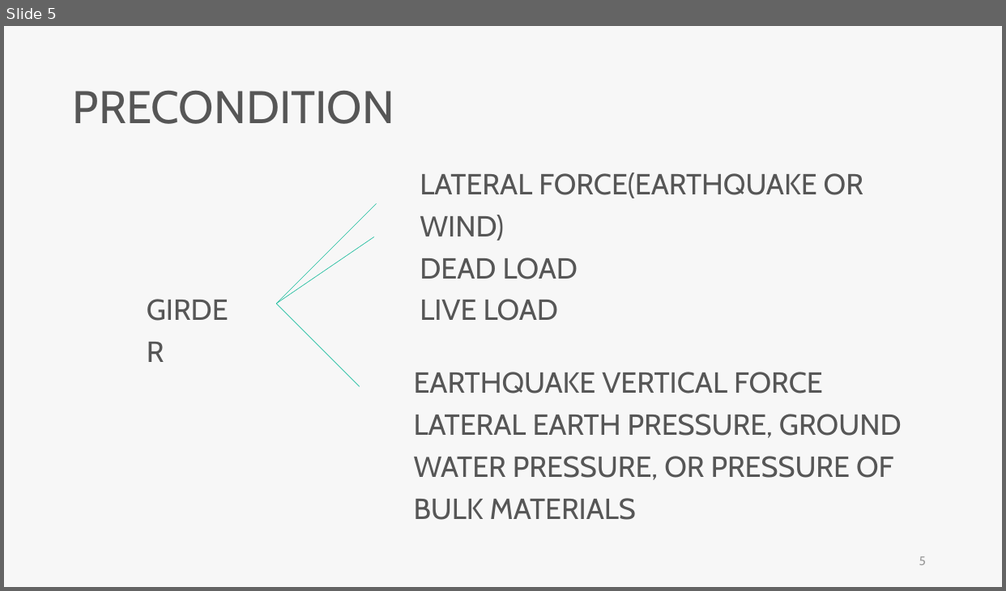
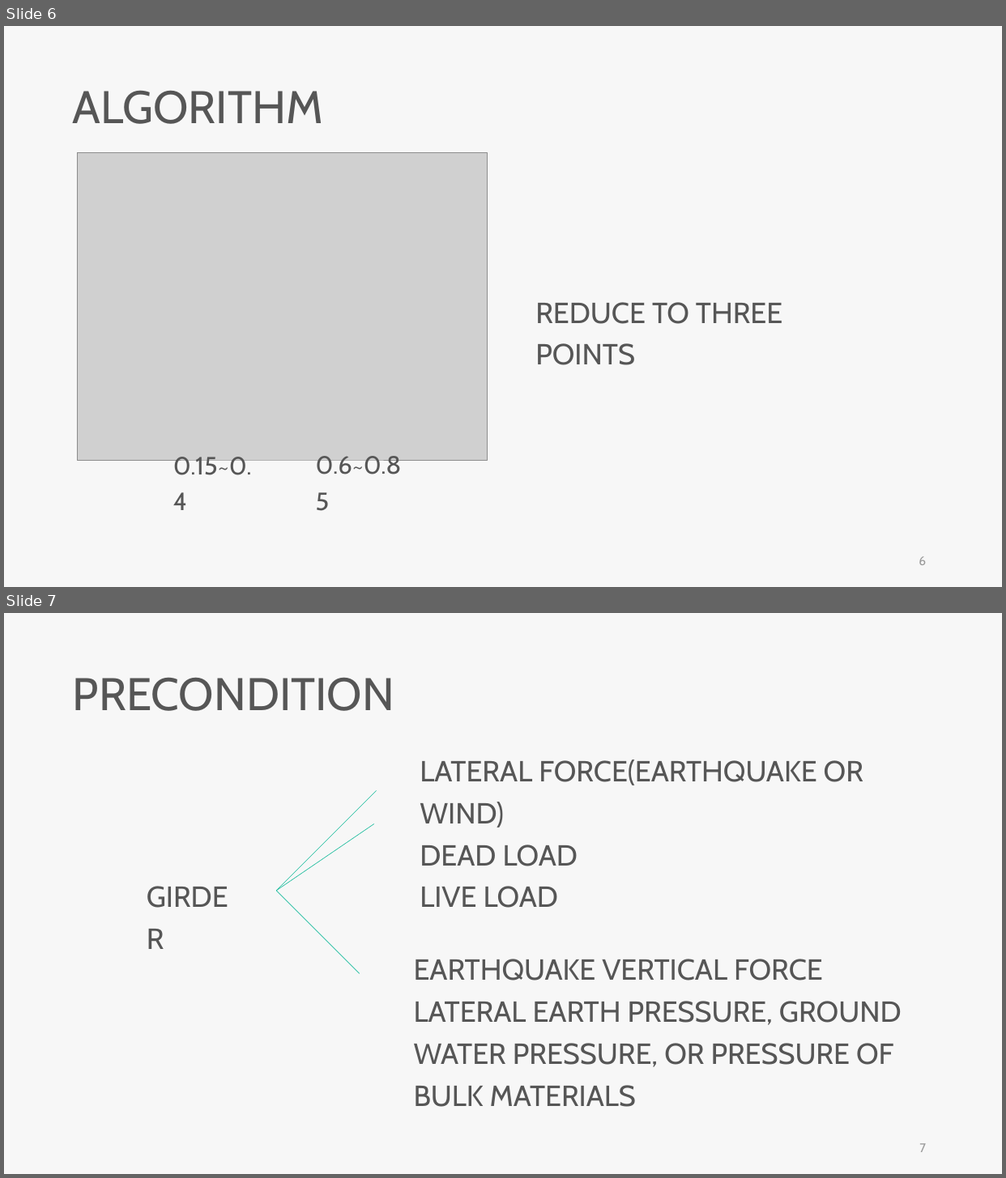
Before and after one commit to skyran1278/VbaProject, a slide deck: 20180126_SmartSplice/20180920_Meeting/20180920 Meeting.pptx. Shown one above the other, each under a label of ours: slide 5 before the commit, slides 6 and 7 after it. The pictures are 1006x591 and 1006x1178 pixels, drawn with LibreOffice and Linux fonts; fonts in the diff are those of the drawing; grey boxes stand for pictures. Boxes give left, top, right and bottom in pixels: in the first picture for what was removed or moved away, otherwise in the second. Text is boxed around its words. In the diff, an @@ line names an element or a change of style, - is before the commit and + after.

```diff
--- a/20180126_SmartSplice/20180920_Meeting/20180920 Meeting.pptx
+++ b/20180126_SmartSplice/20180920_Meeting/20180920 Meeting.pptx
@@ slide 6 added at <box>4,26,1002,587</box>, background #F7F7F7 @@
@@ text added at <box>73,90,323,124</box>, 44 pt, text #565656 @@
+ALGORITHM
@@ picture added at <box>78,153,488,460</box> @@
@@ text added at <box>535,302,782,365</box>, 28 pt, text #565656 @@
+REDUCE TO THREE POINTS
@@ text added at <box>173,457,252,510</box>, 24 pt, text #565656 @@
+0.15~0.4
@@ text added at <box>316,456,402,475</box>, 24 pt, text #565656 @@
+0.6~0.85
@@ page number added at <box>918,557,926,565</box>, 12 pt, text #9A9A9A @@
+6
@@ what was slide 5 is now slide 7 @@
@@ page number at <box>919,1144,926,1152</box>: text changed @@
-5
+7
```
Also in this commit, not shown: 5 slides changed, 7 other slides added, 3 other files.
